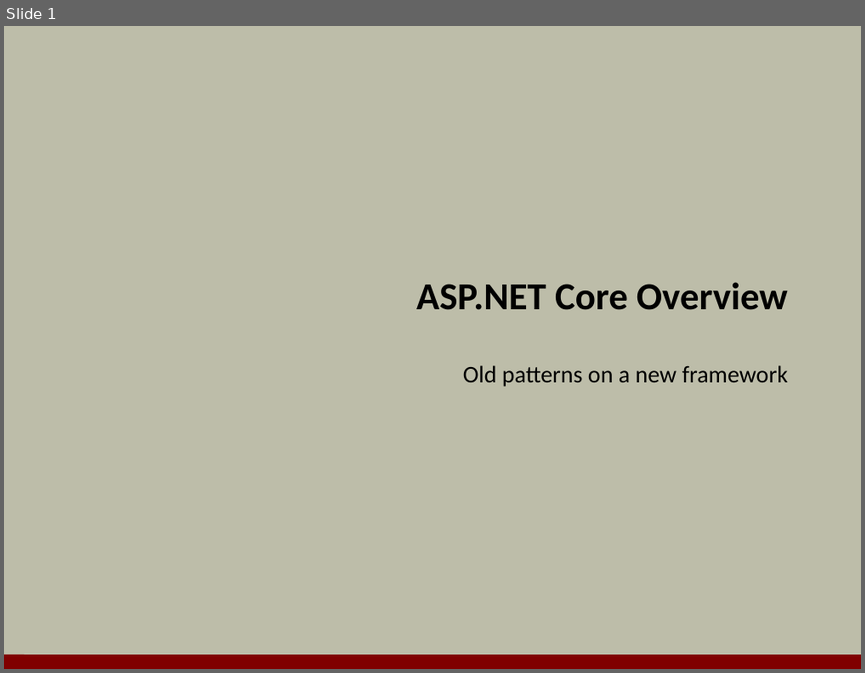
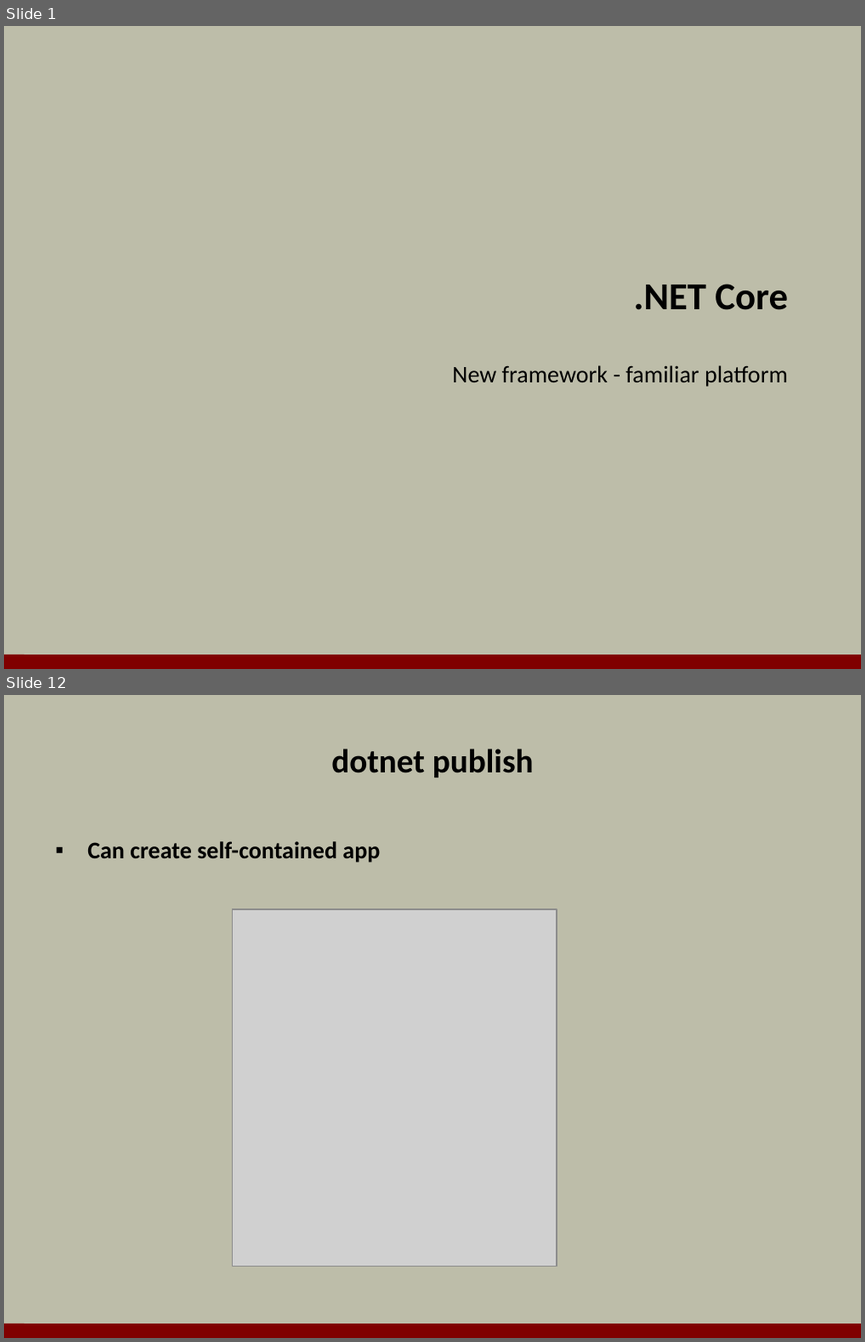
Before and after one commit to OdeToCode/classes, a slide deck: aspnet5/slides/01_Overview.pptx. Shown one above the other, each under a label of ours: slide 1 before the commit, slides 1 and 12 after it; the slides between them are not shown. The pictures are 865x673 and 865x1342 pixels, drawn with LibreOffice and Linux fonts; fonts in the diff are those of the drawing; grey boxes stand for pictures; background and template pictures are left out. Boxes give left, top, right and bottom in pixels: in the first picture for what was removed or moved away, otherwise in the second. Text is boxed around its words. In the diff, an @@ line names an element or a change of style, - is before the commit and + after.

```diff
--- a/aspnet5/slides/01_Overview.pptx
+++ b/aspnet5/slides/01_Overview.pptx
@@ slide 12 added at [4, 695, 861, 1338], background #BDBDA9; not listed: 1 template element that a slide beside it also shows @@
@@ title added at [331, 749, 534, 777], 28 pt, text #000000, bold @@
+dotnet publish
@@ text added at [87, 841, 380, 862], 20 pt, text #000000, bold @@
+▪ Can create self-contained app
@@ picture added at [233, 909, 556, 1266] @@
@@ slide 1 changed as well @@
@@ title at [634, 284, 788, 310]: text changed @@
-ASP.NET Core Overview
+.NET Core
@@ subtitle at [452, 365, 788, 386]: text changed @@
-Old patterns on a new framework
+New framework - familiar platform
```
Also in this commit, not shown: 11 other slides added, 17 slides removed, 6 other files.
